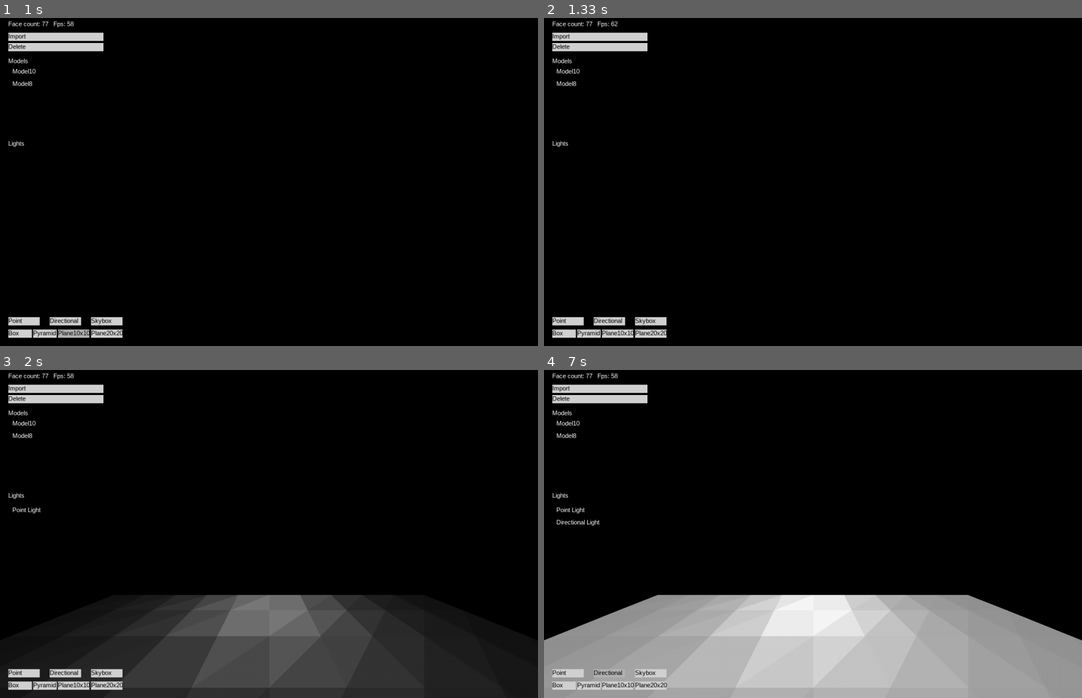
Above: before the commit, frames 1-4 (two rows, left to right).
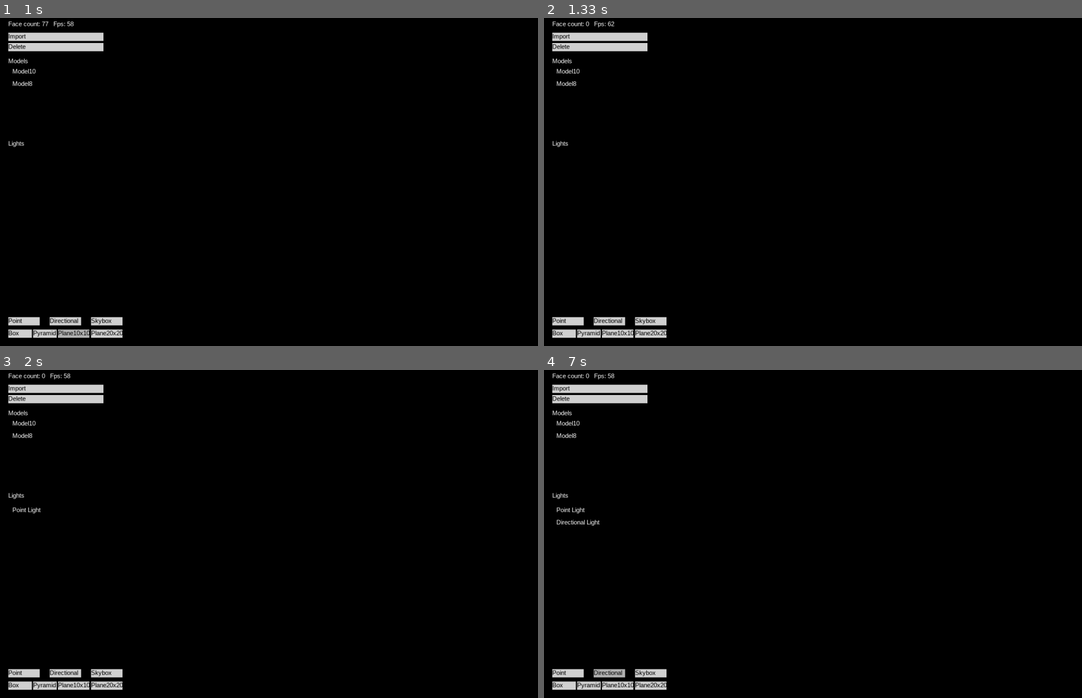
Above: after the commit, the same moments.

Repository: MichalTraczyk/pygame-3d-renderer
Game: pygame game, started from src/main.py
Two runs of this game, one before a commit and one after it. Both use one fixed random seed, a clock stepped at 60 frames per second and the inputs below.
Inputs (mouse positions are in pixels of both pictures, inside the frame that each line leads up to):
- Up to frame 1 (1 s): click "Box" at 0.38 s; click "Plane10x10" at 0.72 s
- Up to frame 2 (1.33 s): hold Right from 1 s (still down); move the mouse to (985, 172) at 1.03 s
- Up to frame 3 (2 s): release Right at 1.47 s; click "Point" at 1.55 s; hold Up from 1.83 s (still down); move the mouse to (139, 537) at 1.87 s
- Up to frame 4 (7 s): release Up at 2.13 s; hold Right 2.17-2.63 s; move the mouse to (646, 484) at 2.2 s; hold Left 2.67-3.2 s; move the mouse to (646, 609) at 2.7 s; hold Down 3.23-3.53 s; move the mouse to (893, 419) at 3.27 s; hold Left 3.57-3.97 s; move the mouse to (1012, 648) at 3.6 s; hold Up 4-4.37 s; move the mouse to (673, 412) at 4.03 s; hold Down 5.07-5.43 s; move the mouse to (683, 468) at 5.1 s; hold Left 5.47-5.93 s; move the mouse to (786, 619) at 5.5 s; hold Right 5.97-6.43 s; move the mouse to (813, 573) at 6 s; hold Up 6.47-6.77 s; move the mouse to (796, 478) at 6.5 s; click "Directional" at 6.85 s

Frame 1 is identical in both runs. In frame 2, less than 0.1% of the frame differs, in the area x 7-14%, y 1-3%; in frame 3, 23%; in frame 4, 28%, in the area x 0-100%, y 1-100%.

Commit message:
Early version of movement

Diff:
--- /dev/null
+++ b/src/KeyboardMove.py
@@ -0,0 +1,22 @@
+from pygame import Vector3
+
+from src.Math.Transform import Transform
+from src.ModelPool import ModelPool
+from src.Systems.EventSystem import EventSystem
+from src.Systems.Updatable import Updatable
+
+
+class KeyboardMove(Updatable):
+    def __init__(self):
+        super().__init__()
+        self.parent = Transform()
+        self.speed = 100
+        ModelPool.add_change_listener(self.modelpool_changed)
+    def modelpool_changed(self,pool):
+        for i in pool:
+            if i.get_parent() is None:
+                i.set_parent(self.parent)
+
+    def _update(self, deltaTime):
+        _input = EventSystem.get_axis()
+        self.parent.move(Vector3(_input.x, 0, _input.y))
--- a/src/Math/Transform.py
+++ b/src/Math/Transform.py
@@ -11,9 +11,19 @@
         self.__localRotation: float = rotation
 
     def set_parent(self, parent):
-        # self.__localPosition = parent.inverse_transform_point(self.__localPosition)
+        """
+        Sets parent to this transform
+        @param parent: Parent transform
+        @type parent: Transform
+        """
         self.__parent = parent
-
+    def get_parent(self):
+        """
+        Returns parent transform of this transform
+        @return: Transform parent
+        @rtype: Transform
+        """
+        return self.__parent
     def get_position(self):
         """
         Returns world space position of the object
--- a/src/Screen.py
+++ b/src/Screen.py
@@ -2,6 +2,7 @@
 from pygame import Vector2
 
 from src.Camera import Camera
+from src.KeyboardMove import KeyboardMove
 from src.Light.LightManager import LightManager
 from src.Light.LightSourcesTypes import *
 from src.MeshSystem.DrawableMesh import DrawableMesh
@@ -29,6 +30,7 @@
         canvas = MainCanvas(Vector2(self.resolution[0], self.resolution[1]))
         LightManager.add_change_listener(canvas.hierarchy.lights_changed)
         ModelPool.add_change_listener(canvas.hierarchy.models_changed)
+        kMove = KeyboardMove()
         '''
         mesh = Primitives.generate_box()
         obj = DrawableMesh(Vector3(2, 0, 2))
